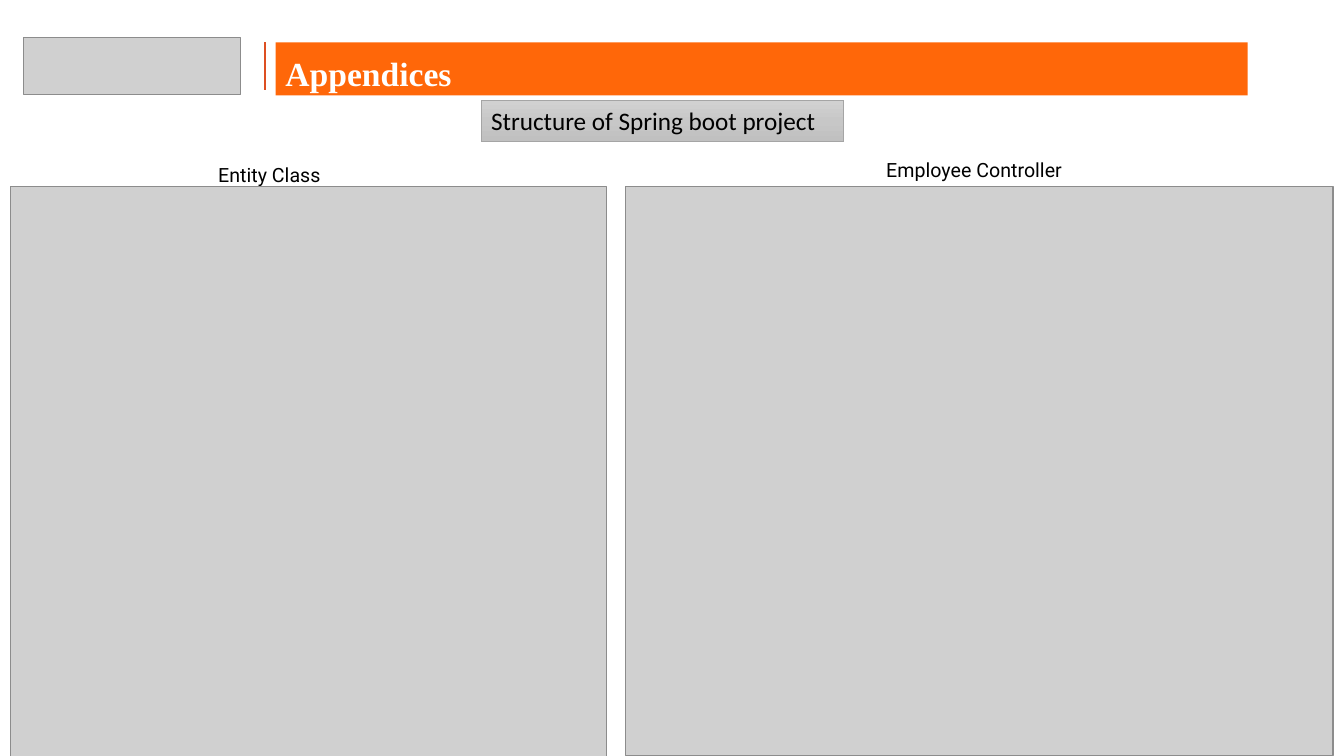
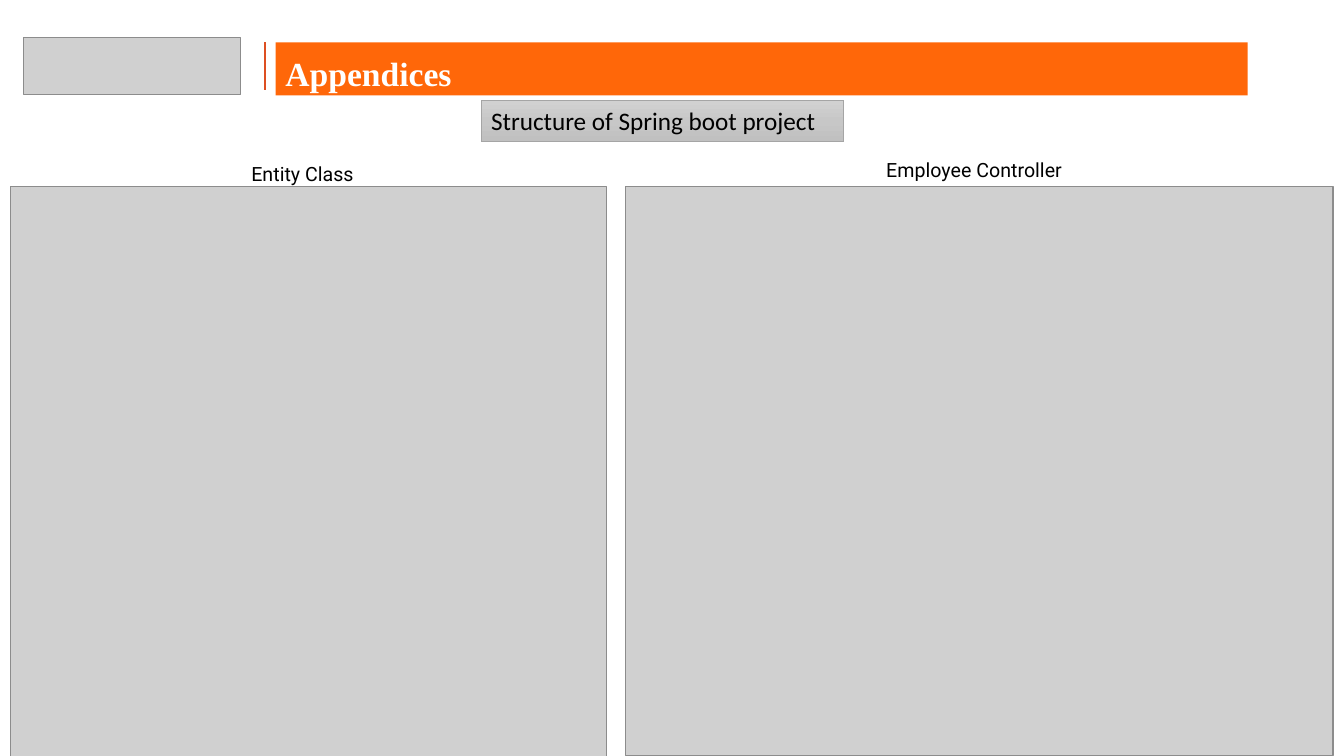
Before and after one commit to Sahilgetjob/Capstone_project_HDFC, a slide deck: slide 29 of Capstone_hdfc.pptx. Drawn at 1344x756 pixels with LibreOffice and Linux fonts; fonts in the diff are those of the drawing; grey boxes stand for pictures; background and template pictures are left out. Boxes give left, top, right and bottom in pixels: in the first picture for what was removed or moved away, otherwise in the second. Text is boxed around its words. In the diff, an @@ line names an element or a change of style, - is before the commit and + after.

```diff
--- a/Capstone_hdfc.pptx
+++ b/Capstone_hdfc.pptx
@@ text "Entity Class": place and size @@
-text "Entity Class" at <box>218,167,320,188</box>
+text "Entity Class" at <box>251,166,353,187</box>
```
Also in this commit, not shown: 3 other slides changed, 1 slide added, 6 other files.
